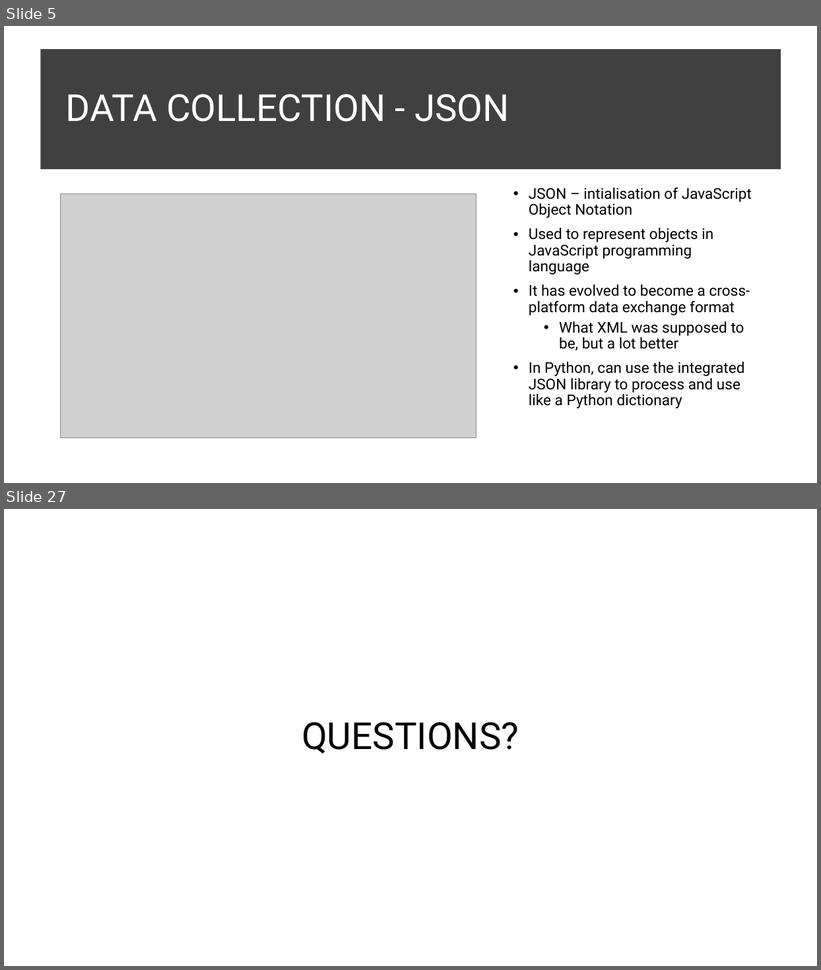
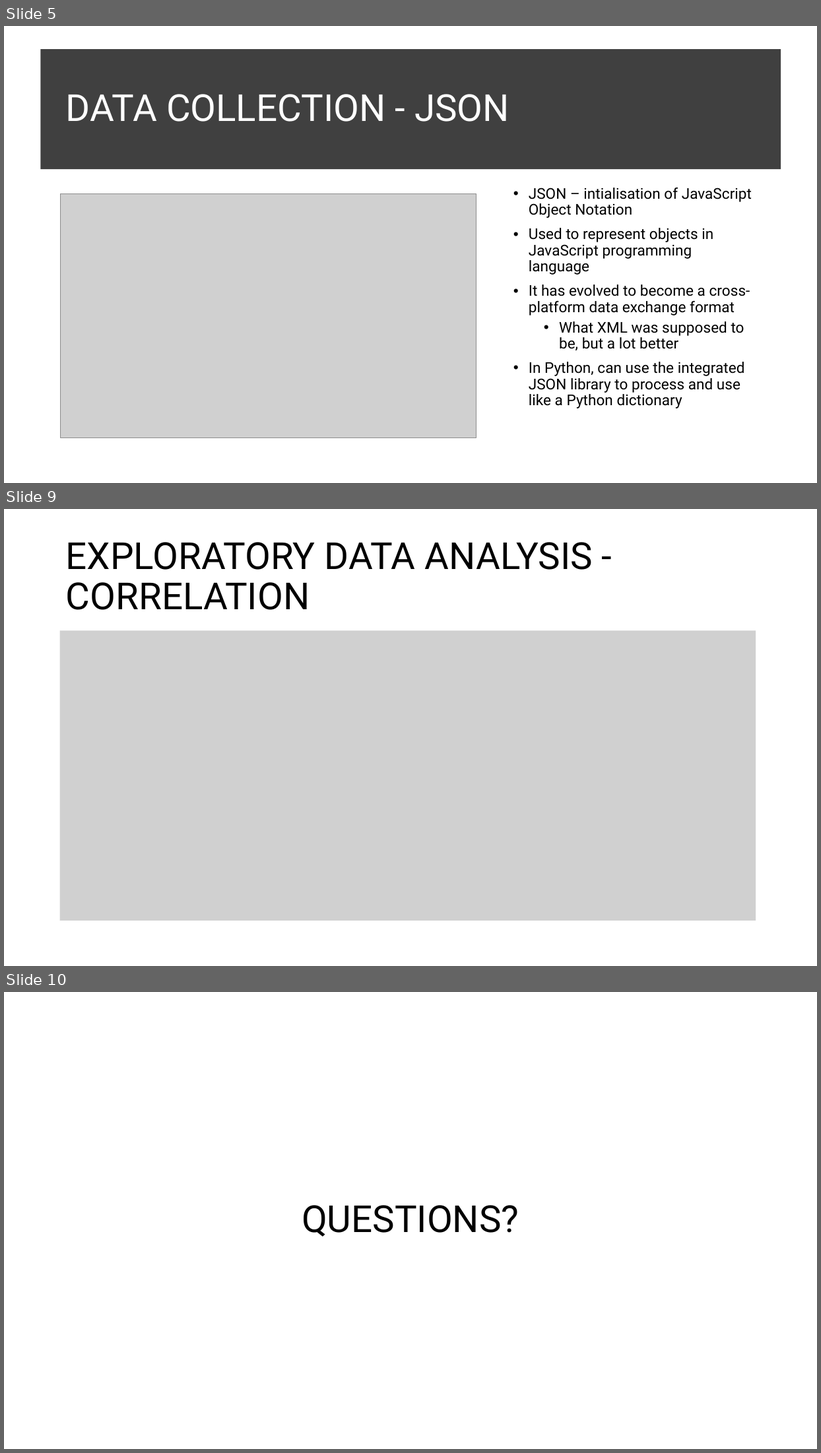
Before and after one commit to InzamamRahaman/COMP6940-2023, a slide deck: Lectures/Lecture 2/COMP6940 Lecture 2.pptx. Shown one above the other, each under a label of ours: slides 5 and 27 before the commit, slides 5, 9 and 10 after it; the slides between them are not shown. The pictures are 821x970 and 821x1453 pixels, drawn with LibreOffice and Linux fonts; fonts in the diff are those of the drawing; grey boxes stand for pictures. Boxes give left, top, right and bottom in pixels: in the first picture for what was removed or moved away, otherwise in the second. Text is boxed around its words. In the diff, an @@ line names an element or a change of style, - is before the commit and + after.

```diff
--- a/Lectures/Lecture 2/COMP6940 Lecture 2.pptx
+++ b/Lectures/Lecture 2/COMP6940 Lecture 2.pptx
@@ slide 9 added at bbox=[4, 509, 817, 966], background #FFFFFF @@
@@ title added at bbox=[66, 542, 593, 610], 44 pt, text #000000 @@
+EXPLORATORY DATA ANALYSIS - CORRELATION
@@ picture added at bbox=[60, 631, 756, 921] @@
@@ what was slide 27 is now slide 10 @@
```
Also in this commit, not shown: 3 slides changed, 3 other slides added, 22 slides removed, 12 other files.
